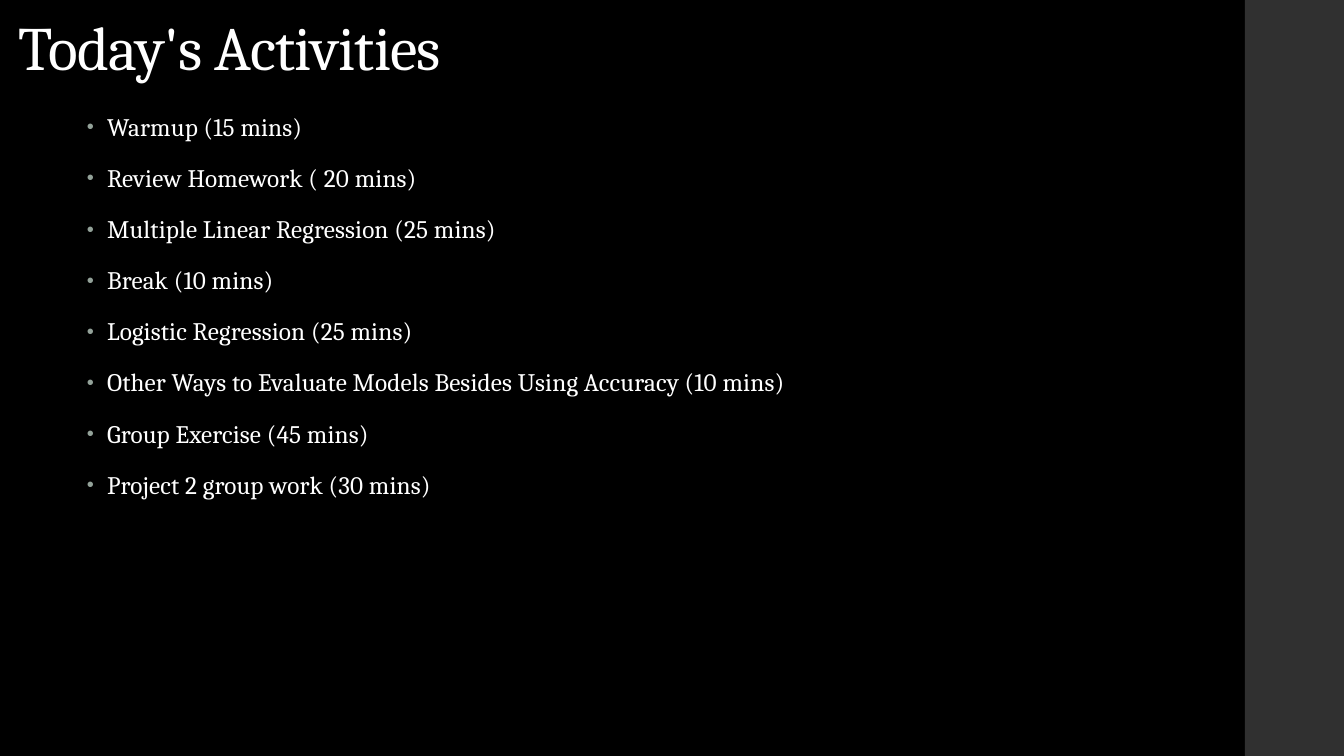
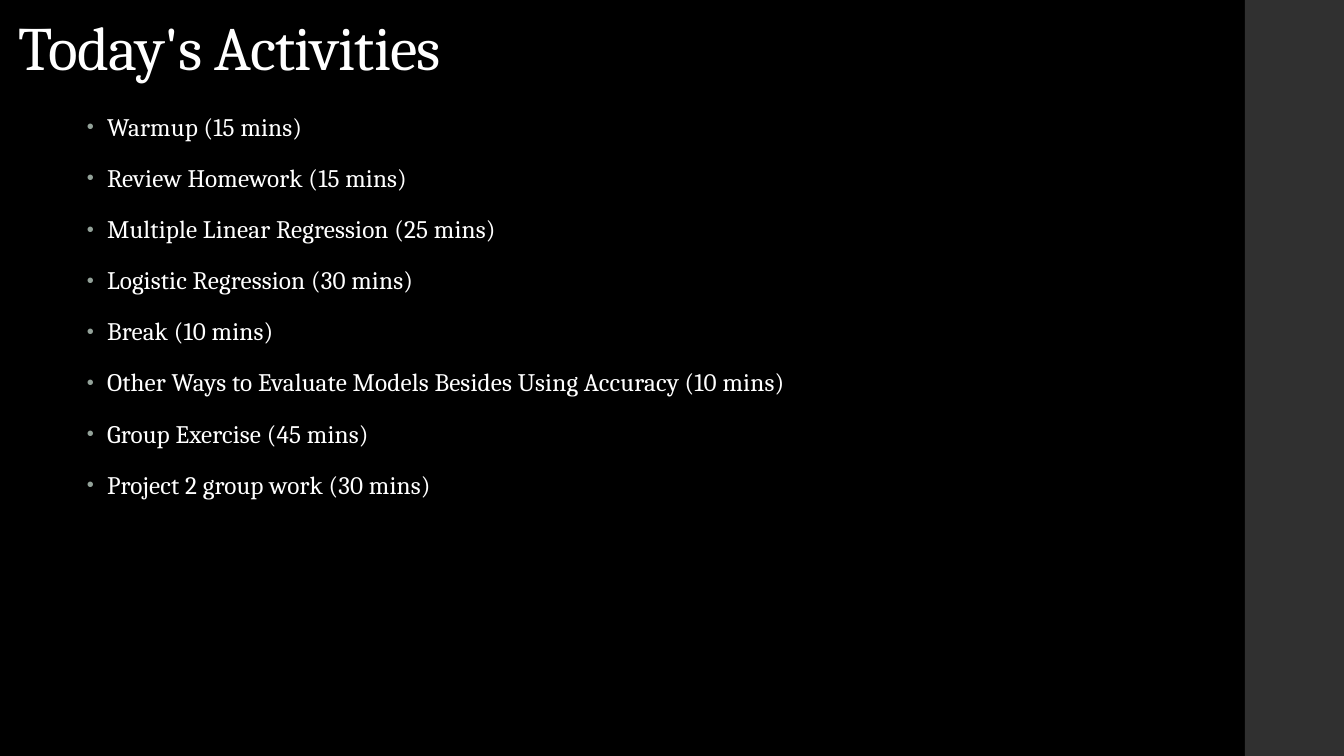
Before and after one commit to LaunchCoderGirlSTL/Data-Science-Assignments, a slide deck: slide 3 of course_material/week_14/week_14_presentation.pptx. Drawn at 1344x756 pixels with LibreOffice and Linux fonts; fonts in the diff are those of the drawing. Boxes give left, top, right and bottom in pixels: in the first picture for what was removed or moved away, otherwise in the second. Text is boxed around its words. In the diff, an @@ line names an element or a change of style, - is before the commit and + after.

```diff
--- a/course_material/week_14/week_14_presentation.pptx
+++ b/course_material/week_14/week_14_presentation.pptx
@@ text at (x1=107, y1=169, x2=407, y2=191): text changed @@
-• Review Homework ( 20 mins)
+• Review Homework (15 mins)
@@ text at (x1=107, y1=271, x2=413, y2=295): paragraph added @@
+• Logistic Regression (30 mins)
@@ text at (x1=107, y1=322, x2=413, y2=346): paragraph removed @@
-• Logistic Regression (25 mins)
```
Also in this commit, not shown: 1 other slide changed, 3 other files.
